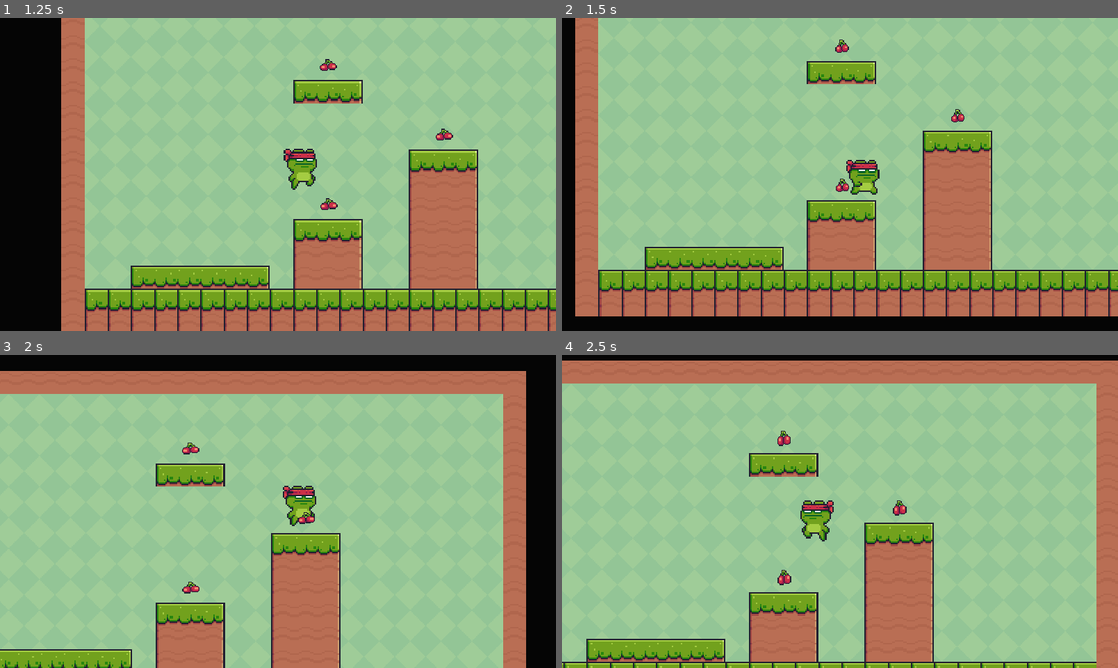
Above: before the commit, frames 1-4 (two rows, left to right).
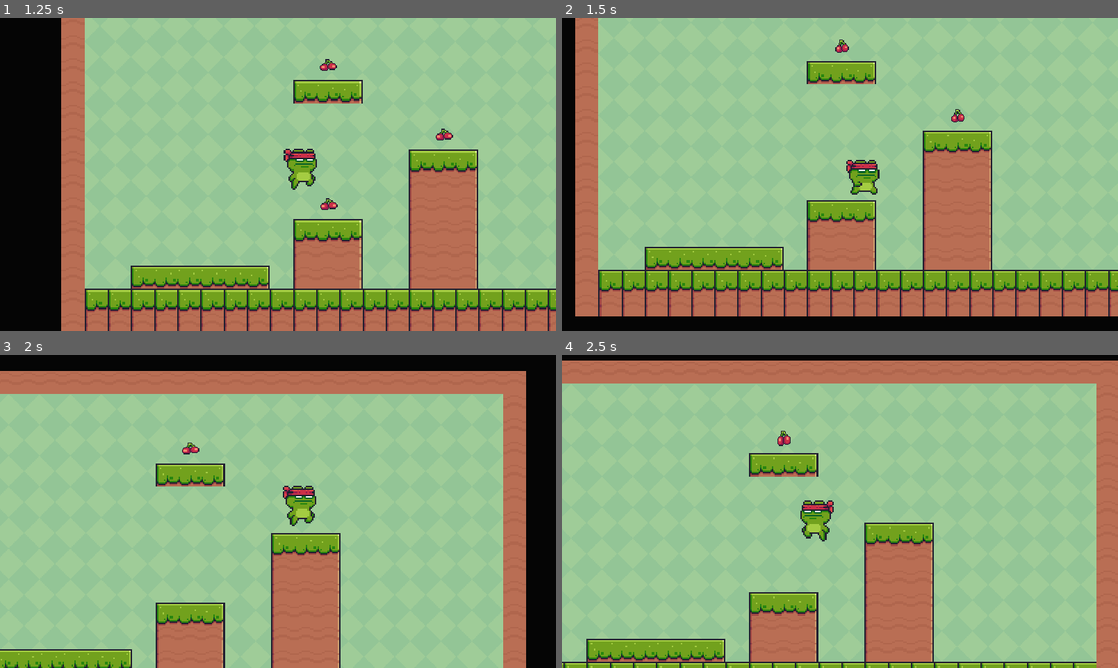
Above: after the commit, the same moments.

Repository: mrgolubeff/2D-Platformer-Game
Game: Godot game, scene res://scenes/main.tscn
Same seed, same stepped clock (60 frames per second), same inputs: the game is played once before the commit and once after it.
Inputs:
- Up to frame 1 (1.25 s): hold Right (right) from 0.53 s (still down); tap Space (jump) at 0.77 s
- Up to frame 2 (1.5 s): keep holding Right (right)
- Up to frame 3 (2 s): keep holding Right (right); tap Space (jump) at 1.52 s
- Up to frame 4 (2.5 s): release Right (right) at 2.03 s; hold Left (left) from 2.03 s (still down)

Frame 1 is identical in both runs. In frame 2, less than 0.1% of the frame differs, in the area x 49-52%, y 51-56%; in frame 3, 0.1%; in frame 4, 0.2%, in the area x 38-62%, y 46-74%.

Commit message:
Remove collectables after collision & add points

Diff:
--- /dev/null
+++ b/scenes/collectable.gd
@@ -0,0 +1,8 @@
+extends Area2D
+
+@onready var game_manager = %GameManager
+
+func _on_body_entered(body):
+	if (body.name == "CharacterBody2D"):
+		queue_free()
+		game_manager.add_point()
--- a/scenes/collectable.tscn
+++ b/scenes/collectable.tscn
@@ -1,6 +1,7 @@
-[gd_scene load_steps=21 format=3 uid="uid://c3kygmxoabmsv"]
+[gd_scene load_steps=22 format=3 uid="uid://c3kygmxoabmsv"]
 
 [ext_resource type="Texture2D" uid="uid://cg0rbb623mr40" path="res://assets/Items/Fruits/Cherries.png" id="1_1r7k0"]
+[ext_resource type="Script" path="res://scenes/collectable.gd" id="1_3ntyk"]
 
 [sub_resource type="AtlasTexture" id="AtlasTexture_v2vx7"]
 atlas = ExtResource("1_1r7k0")
@@ -133,6 +134,7 @@
 radius = 14.0
 
 [node name="Collectable" type="Area2D"]
+script = ExtResource("1_3ntyk")
 
 [node name="AnimatedSprite2D" type="AnimatedSprite2D" parent="."]
 texture_filter = 1
@@ -144,3 +146,5 @@
 [node name="CollisionShape2D" type="CollisionShape2D" parent="."]
 scale = Vector2(1.3, 1.3)
 shape = SubResource("CircleShape2D_ft3ut")
+
+[connection signal="body_entered" from="." to="." method="_on_body_entered"]
--- /dev/null
+++ b/scenes/game_manager.gd
@@ -0,0 +1,7 @@
+extends Node
+
+var points = 0
+
+func add_point():
+	points += 1
+	print(points)
--- a/scenes/main.tscn
+++ b/scenes/main.tscn
@@ -1,9 +1,10 @@
-[gd_scene load_steps=7 format=3 uid="uid://dlpgg86l385k5"]
+[gd_scene load_steps=8 format=3 uid="uid://dlpgg86l385k5"]
 
 [ext_resource type="Texture2D" uid="uid://dw844pgpu1tol" path="res://assets/Background/Green.png" id="1_q77l0"]
 [ext_resource type="Texture2D" uid="uid://b01f3t2roij0b" path="res://assets/Terrain/Terrain (16x16).png" id="2_ftpgt"]
 [ext_resource type="PackedScene" uid="uid://tmhypi6mcp7k" path="res://scenes/main_character.tscn" id="3_wjxgb"]
 [ext_resource type="PackedScene" uid="uid://c3kygmxoabmsv" path="res://scenes/collectable.tscn" id="4_aqu4j"]
+[ext_resource type="Script" path="res://scenes/game_manager.gd" id="5_yhy5g"]
 
 [sub_resource type="TileSetAtlasSource" id="TileSetAtlasSource_pdvet"]
 texture = ExtResource("2_ftpgt")
@@ -488,3 +489,7 @@
 
 [node name="Collectable3" parent="." instance=ExtResource("4_aqu4j")]
 position = Vector2(505, 113)
+
+[node name="GameManager" type="Node" parent="."]
+unique_name_in_owner = true
+script = ExtResource("5_yhy5g")
